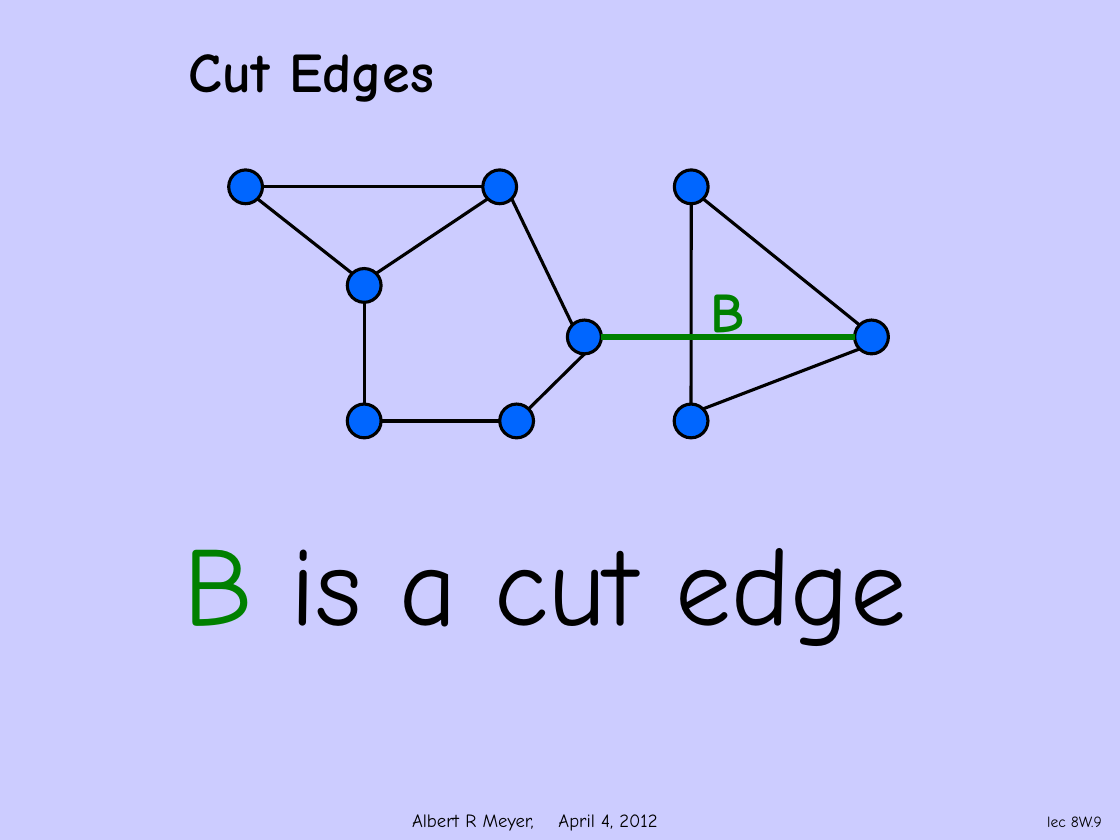
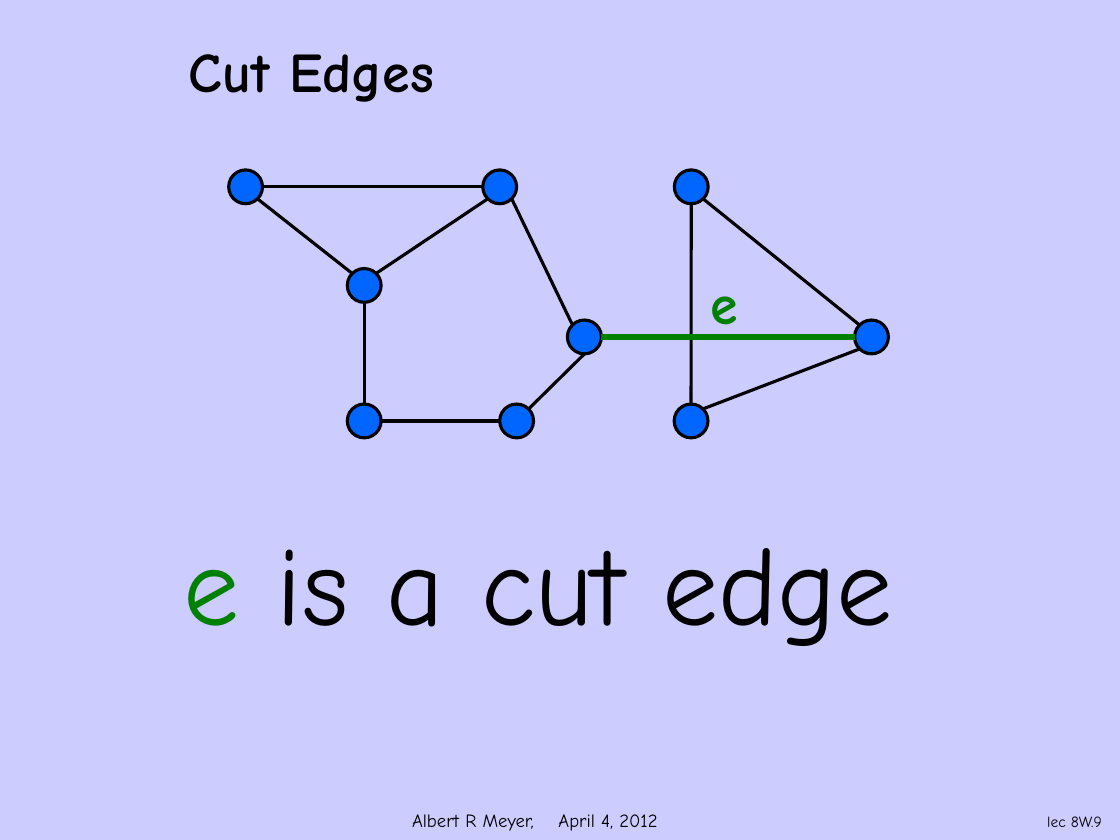
Before and after one commit to armeyer/mcs_web, a slide deck: slide 9 of spring12/slidesS12/trees-def.pptx. Drawn at 1120x840 pixels with LibreOffice and Linux fonts; fonts in the diff are those of the drawing; background and template pictures are left out. Boxes give left, top, right and bottom in pixels: in the first picture for what was removed or moved away, otherwise in the second. Text is boxed around its words. In the diff, an @@ line names an element or a change of style, - is before the commit and + after.

```diff
--- a/spring12/slidesS12/trees-def.pptx
+++ b/spring12/slidesS12/trees-def.pptx
@@ text at bbox=[711, 296, 738, 340]: text changed @@
-B
+e
@@ text at bbox=[183, 548, 893, 646]: text changed @@
-B is a cut edge
+e is a cut edge
```
Also in this commit, not shown: 4 other slides changed, 1 other file.
